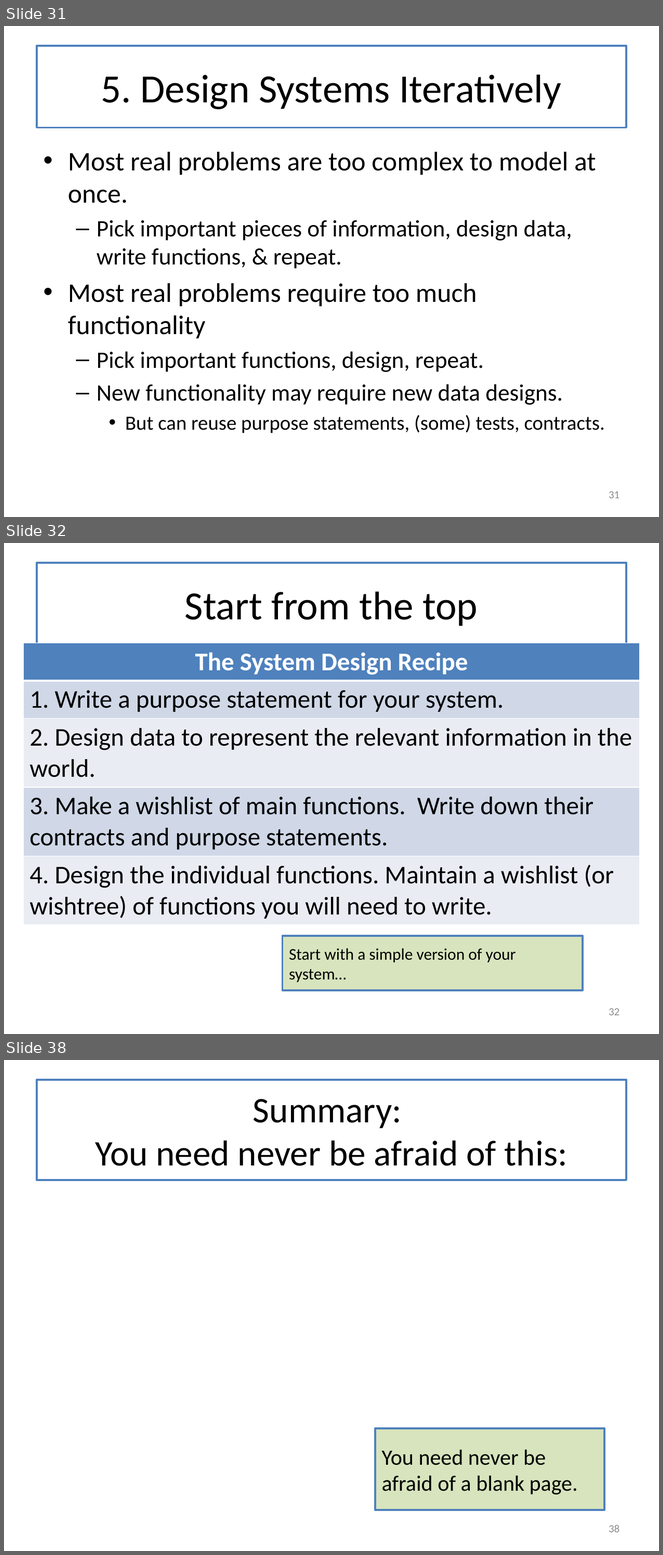
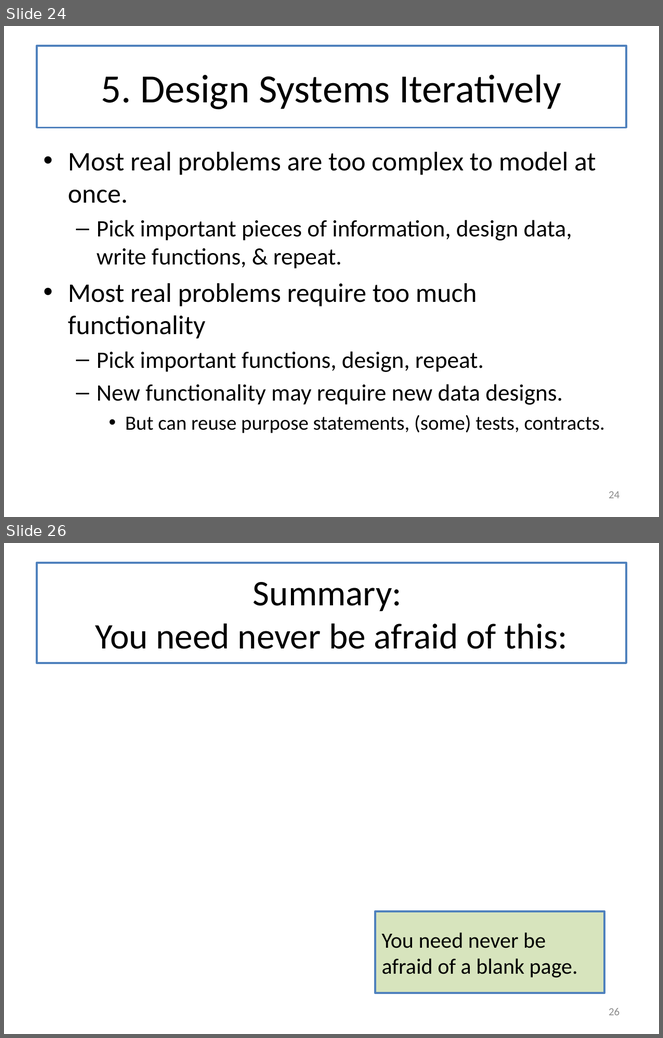
Before and after one commit to mwand/cs5010f16, a slide deck: Slides/Lesson 12.1 The Last Lecture.pptx. Shown one above the other, each under a label of ours: slides 31, 32 and 38 before the commit, slides 24 and 26 after it; the slides between them are not shown. The pictures are 663x1555 and 663x1038 pixels, drawn with LibreOffice and Linux fonts; fonts in the diff are those of the drawing. Boxes give left, top, right and bottom in pixels: in the first picture for what was removed or moved away, otherwise in the second. Text is boxed around its words. In the diff, an @@ line names an element or a change of style, - is before the commit and + after.

```diff
--- a/Slides/Lesson 12.1 The Last Lecture.pptx
+++ b/Slides/Lesson 12.1 The Last Lecture.pptx
@@ slide 32 removed at [4, 543, 659, 1034], background #FFFFFF @@
@@ title removed at [37, 563, 626, 644] @@
-Start from the top
@@ table removed at [23, 643, 640, 921], 5 rows, 1 columns @@
-The System Design Recipe
-1. Write a purpose statement for your system.
-2. Design data to represent the relevant information in the world.
-3. Make a wishlist of main functions. Write down their contracts and purpose statements.
-4. Design the individual functions. Maintain a wishlist (or wishtree) of functions you will need to write.
@@ rectangle removed at [283, 936, 583, 991] @@
-Start with a simple version of your system…
@@ page number removed at [609, 1008, 620, 1016] @@
-32
@@ what was slide 31 is now slide 24 @@
@@ page number at [609, 491, 620, 499]: text changed @@
-31
+24
@@ what was slide 38 is now slide 26 @@
@@ page number at [609, 1008, 620, 1016]: text changed @@
-38
+26
```
Also in this commit, not shown: 10 slides changed, 11 other slides removed, 2 other files.
